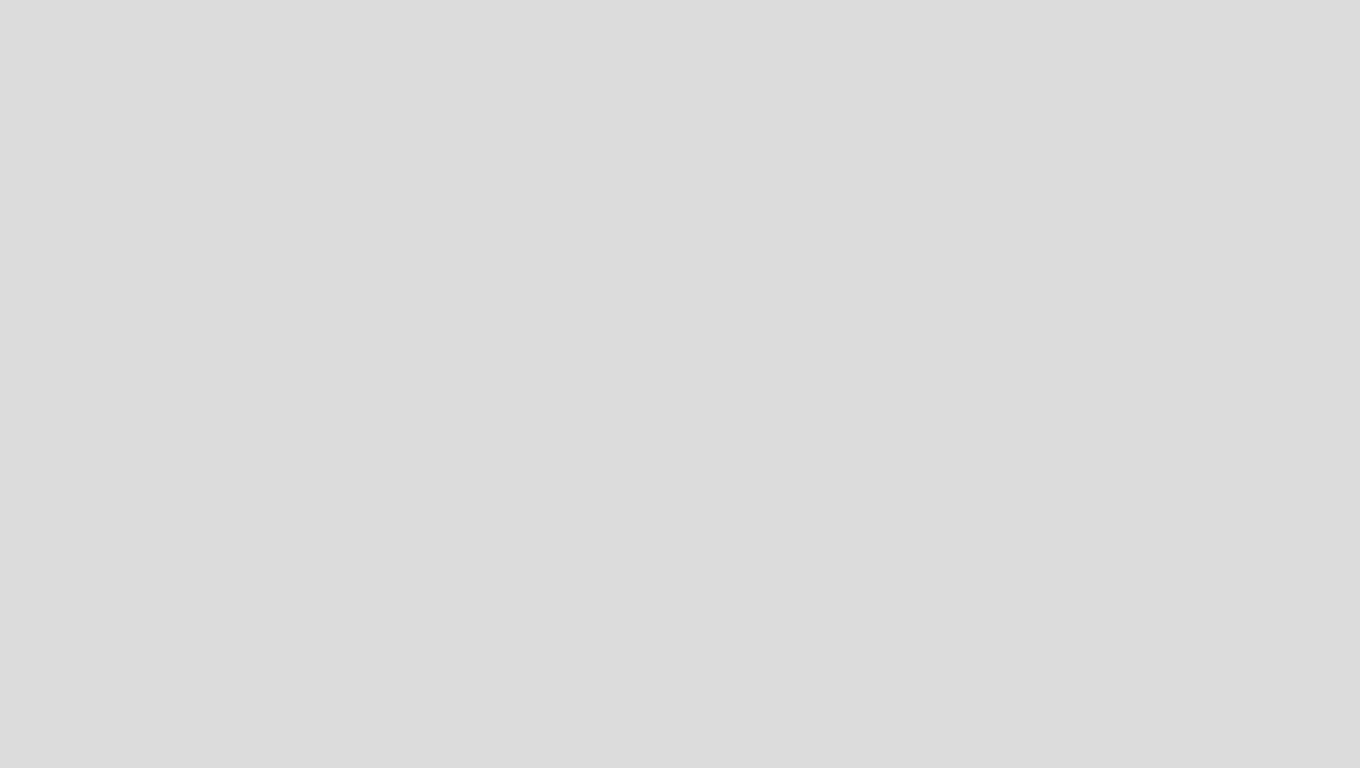
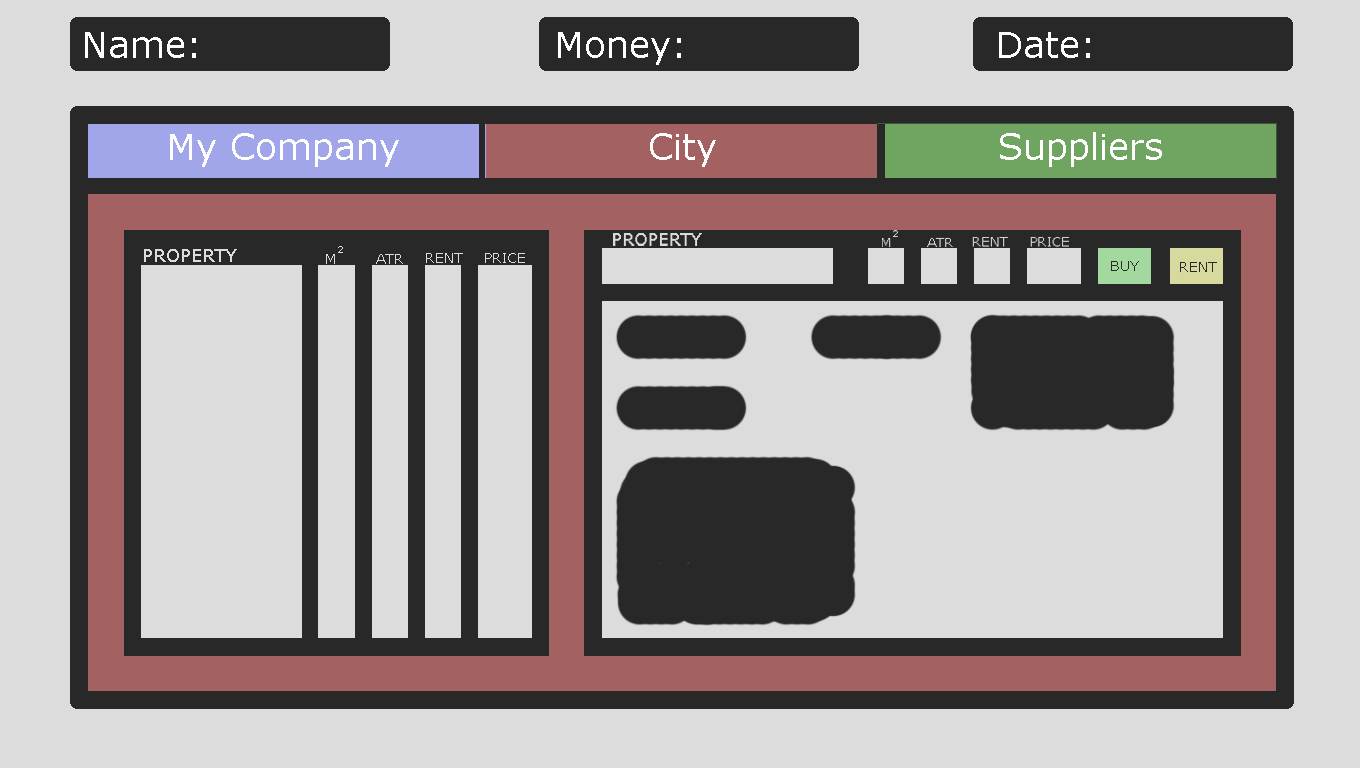
Comparing the layer stacks of the two (1360, 768) images. Changes:
showed group "Group 2" (9 layers) over [88, 194, 1276, 691]
added layer "Layer 10" in group "Group 2" over [615, 314, 1175, 626]
showed "Suppliers" over [85, 32, 1162, 167]
showed "Layer 4" over [70, 17, 390, 71]
showed "Layer 5" over [539, 17, 859, 71]
showed "Layer 6" over [973, 17, 1293, 71]
showed "Layer 7" over [88, 124, 479, 178]
showed "Layer 8" over [485, 124, 877, 178]
showed "Layer 9" over [885, 124, 1276, 178]
showed "main" over [70, 106, 1294, 709]
